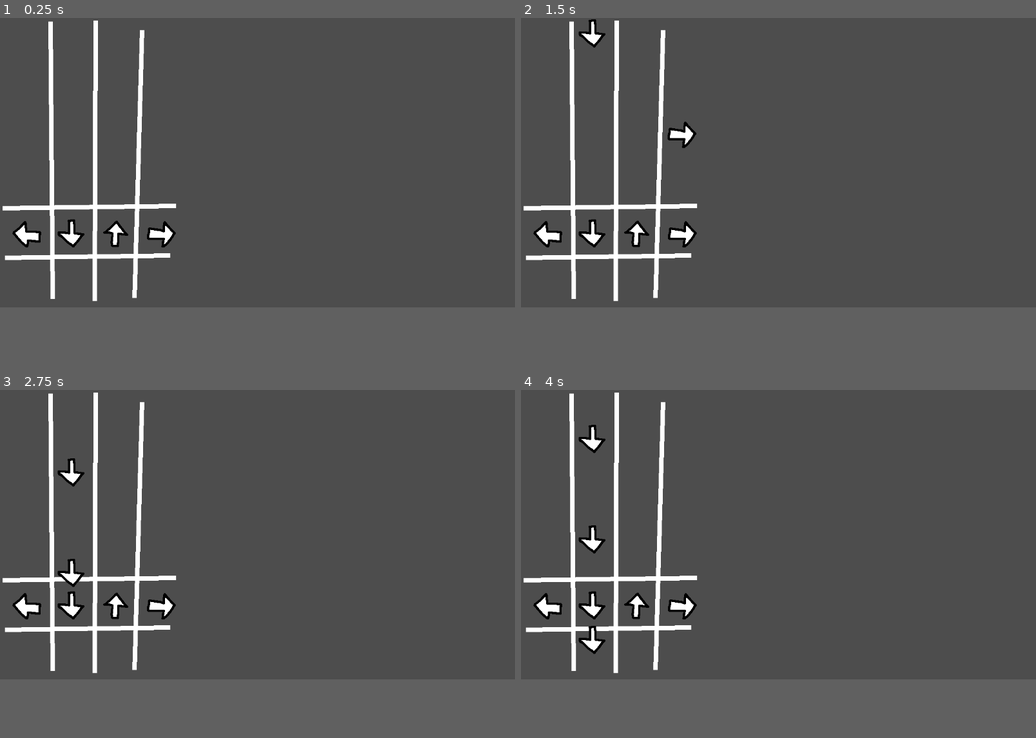
Above: before the commit, frames 1-4 (two rows, left to right).
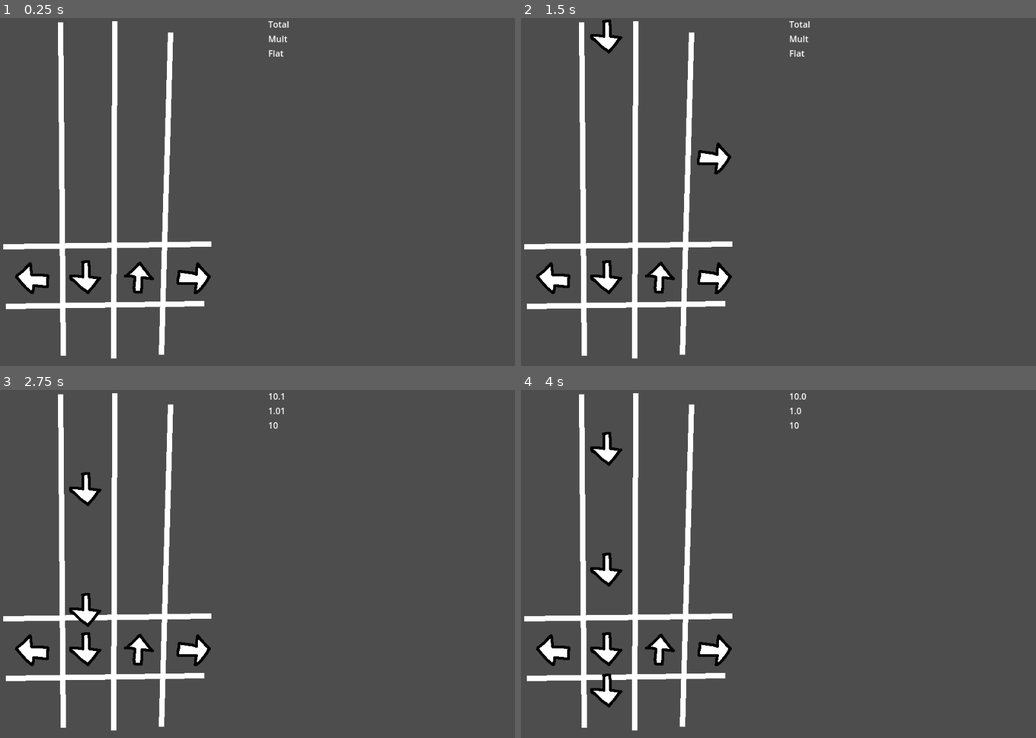
Above: after the commit, the same moments.

Repository: CWmain/cashoutCombo
Game: Godot game, scene res://Scenes/game/game.tscn
The game is run twice, just before and just after one commit, with the same random seed, the same clock (stepped at 60 frames per second) and the same inputs.
Inputs:
- Up to frame 1 (0.25 s): no input
- Up to frame 2 (1.5 s): tap Enter at 0.5 s; hold D (Right) 0.53-1.28 s; tap Space (RandomNote) at 0.6, 1.35 s; hold S (Down) from 1.28 s (still down)
- Up to frame 3 (2.75 s): release S (Down) at 2.03 s; hold D (Right) from 2.03 s (still down); tap Space (RandomNote) at 2.1 s
- Up to frame 4 (4 s): release D (Right) at 2.78 s; hold W (Up) 2.78-3.53 s; tap Space (RandomNote) at 2.85, 3.6 s; hold A (Left) from 3.53 s (still down)
The window is 799x449 before the commit and 799x540 after it. Grey fills any space a smaller window leaves; there, only what the larger window draws over its background counts as a difference.

The runs differ from the first frame. In frame 1, 8.8% of the frame differs, in the area x 0-57%, y 0-98%; in frame 2, 9.6%; in frame 3, 9.5%; in frame 4, 9.9%, in the area x 0-56%, y 0-98%.

Commit message:
Added a scoreboard the the flat, mult and total calculations. Informed from signals from rythm board

Diff:
--- /dev/null
+++ b/Scenes/game/game.gd
@@ -0,0 +1,20 @@
+extends Control
+
+@onready var rythm_board: CanvasLayer = $RythmBoard
+@onready var score_board: CanvasLayer = $score_board
+
+func _ready() -> void:
+	rythm_board.miss.connect(_on_miss)
+	rythm_board.good.connect(_on_good)
+	rythm_board.perfect.connect(_on_perfect)
+
+func _on_miss() -> void:
+	score_board.mult -= 0.5
+
+func _on_good() -> void:
+	score_board.mult += 0.01
+	score_board.flat += 10
+
+func _on_perfect() -> void:
+	score_board.mult += 0.1
+	score_board.flat += 50
--- a/Scenes/game/game.tscn
+++ b/Scenes/game/game.tscn
@@ -1,6 +1,8 @@
-[gd_scene load_steps=2 format=3 uid="uid://di1w4rkn4nl5e"]
+[gd_scene load_steps=4 format=3 uid="uid://di1w4rkn4nl5e"]
 
 [ext_resource type="PackedScene" uid="uid://cf48up41iwpc" path="res://objects/RythmBoard/rythm_board.tscn" id="1_vcfng"]
+[ext_resource type="Script" uid="uid://cinu7rlv5v2o" path="res://Scenes/game/game.gd" id="1_vjhi1"]
+[ext_resource type="PackedScene" uid="uid://bj8mubde8y5rx" path="res://objects/ScoreBoard/score_board.tscn" id="3_g0siu"]
 
 [node name="game" type="Control"]
 layout_mode = 3
@@ -9,5 +11,10 @@
 anchor_bottom = 1.0
 grow_horizontal = 2
 grow_vertical = 2
+script = ExtResource("1_vjhi1")
 
 [node name="RythmBoard" parent="." instance=ExtResource("1_vcfng")]
+
+[node name="score_board" parent="." instance=ExtResource("3_g0siu")]
+offset = Vector2(500, 0)
+transform = Transform2D(1, 0, 0, 1, 500, 0)
--- a/objects/RythmBoard/rythm_board.gd
+++ b/objects/RythmBoard/rythm_board.gd
@@ -8,6 +8,10 @@
 var upNotes: Array[FallingNote]
 var rightNotes: Array[FallingNote]
 var columnNotes: Array = [leftNotes, downNotes, upNotes, rightNotes]
+
+signal miss
+signal good
+signal perfect
 
 const FALLING_NOTE = preload("res://objects/fallingNote/falling_note.tscn")
 # Derived from rough placement of TopLine and BottomLine
@@ -32,6 +36,7 @@
 	for column in columnNotes:
 		while column.size() > 0 and column[0].position.y > 650:
 			column[0].deactivateNote()
+			miss.emit()
 			column.pop_front()
 
 func spawnRandomNote() -> void:
@@ -70,9 +75,12 @@
 	# we check outwards 32px either direction for misses
 	if curPosition < TOP_LINE-32 or curPosition > BOTTOM_LINE+32:
 		print("MISSED")
+		miss.emit()
 	# we check inwards 32px to check for partial hits
 	elif curPosition < TOP_LINE+32 or curPosition > BOTTOM_LINE-32:
 		print("GOOD")
+		good.emit()
 	# otherwise we consider it perfect
 	else:
 		print("PERFECT")
+		perfect.emit()
--- /dev/null
+++ b/objects/ScoreBoard/score_board.gd
@@ -0,0 +1,25 @@
+extends CanvasLayer
+
+@onready var total_label: Label = %Total
+@onready var mult_label: Label = %Mult
+@onready var flat_label: Label = %Flat
+
+var total: float = 0:
+	set(value):
+		total = value
+		total_label.text = str(total)
+
+var mult: float = 1:
+	set(value):
+		mult = max(1,value)
+		print(mult)
+		mult_label.text = str(mult)
+		_updateTotal()
+var flat: int = 0:
+	set(value):
+		flat = value
+		flat_label.text = str(flat)
+		_updateTotal()
+
+func _updateTotal() -> void:
+	total = flat*mult
--- /dev/null
+++ b/objects/ScoreBoard/score_board.tscn
@@ -0,0 +1,25 @@
+[gd_scene load_steps=2 format=3 uid="uid://bj8mubde8y5rx"]
+
+[ext_resource type="Script" uid="uid://dgettu4qnn21k" path="res://objects/ScoreBoard/score_board.gd" id="1_nk0dg"]
+
+[node name="score_board" type="CanvasLayer"]
+script = ExtResource("1_nk0dg")
+
+[node name="VBoxContainer" type="VBoxContainer" parent="."]
+offset_right = 40.0
+offset_bottom = 40.0
+
+[node name="Total" type="Label" parent="VBoxContainer"]
+unique_name_in_owner = true
+layout_mode = 2
+text = "Total"
+
+[node name="Mult" type="Label" parent="VBoxContainer"]
+unique_name_in_owner = true
+layout_mode = 2
+text = "Mult"
+
+[node name="Flat" type="Label" parent="VBoxContainer"]
+unique_name_in_owner = true
+layout_mode = 2
+text = "Flat"
--- a/project.godot
+++ b/project.godot
@@ -14,6 +14,10 @@
 run/main_scene="uid://di1w4rkn4nl5e"
 config/features=PackedStringArray("4.4", "Forward Plus")
 config/icon="res://icon.svg"
+
+[display]
+
+window/size/viewport_width=960
 
 [input]
 
Not shown, added: Scenes/game/game.gd.uid
Not shown, added: objects/ScoreBoard/score_board.gd.uid
